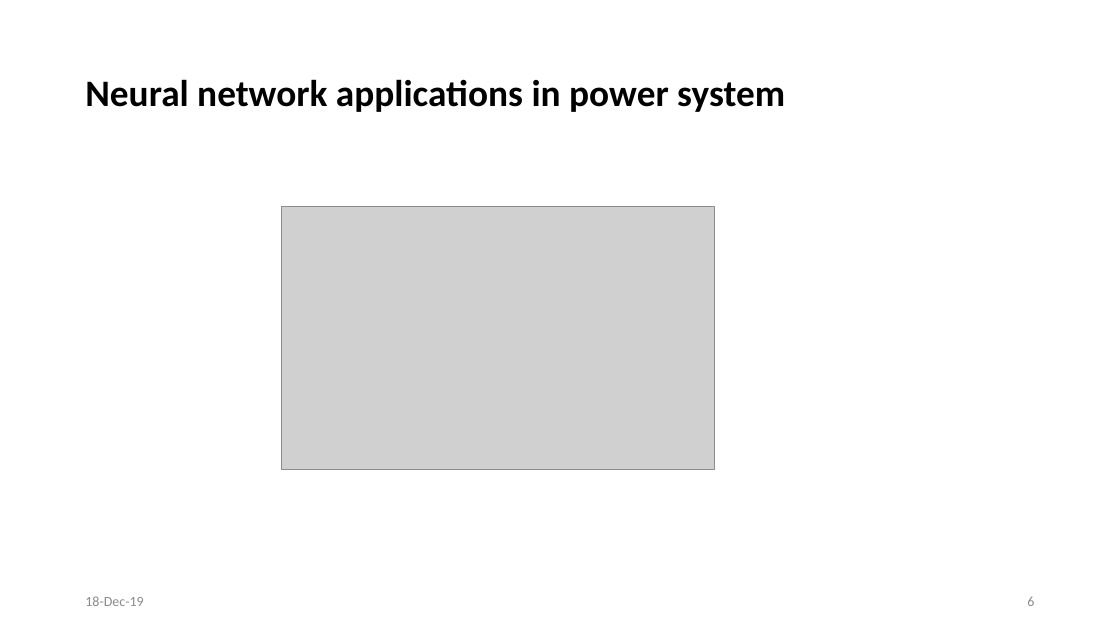
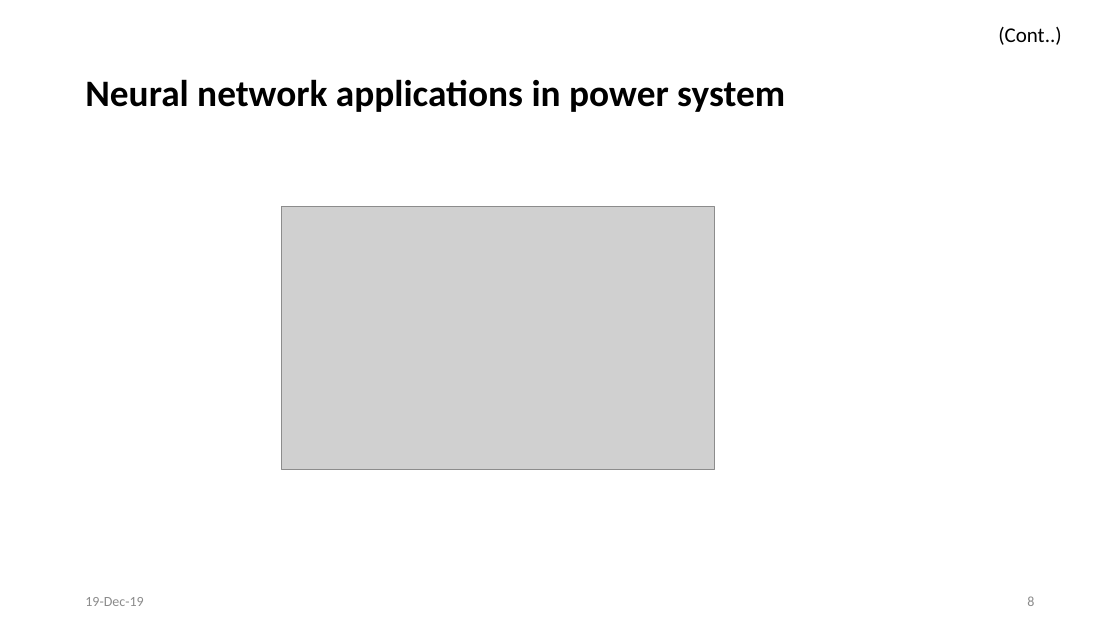
Before and after one commit to svec-final-year-project-eee/Project, a slide deck: slide 8 of First Review/First Oral Presentation.pptx (slide 6 before the commit). Drawn at 1120x630 pixels with LibreOffice and Linux fonts; fonts in the diff are those of the drawing; grey boxes stand for pictures. Boxes give left, top, right and bottom in pixels: in the first picture for what was removed or moved away, otherwise in the second. Text is boxed around its words. In the diff, an @@ line names an element or a change of style, - is before the commit and + after.

```diff
--- a/First Review/First Oral Presentation.pptx
+++ b/First Review/First Oral Presentation.pptx
@@ text added at (998, 27, 1061, 45), 18 pt, text #000000 @@
+(Cont..)
@@ text at (85, 597, 143, 606): text changed @@
-18-Dec-19
+19-Dec-19
```
Also in this commit, not shown: 9 other slides changed, 2 slides added, 1 other file.
